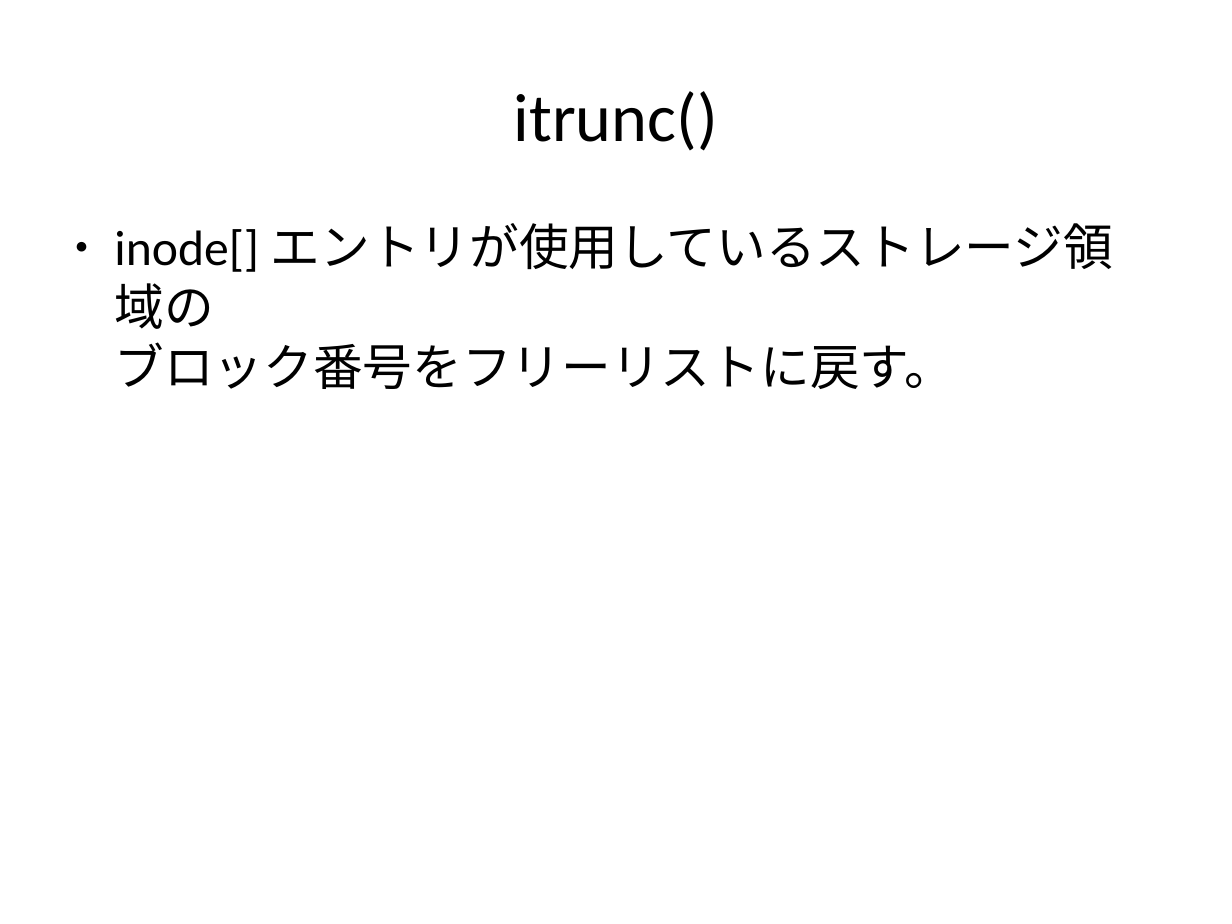
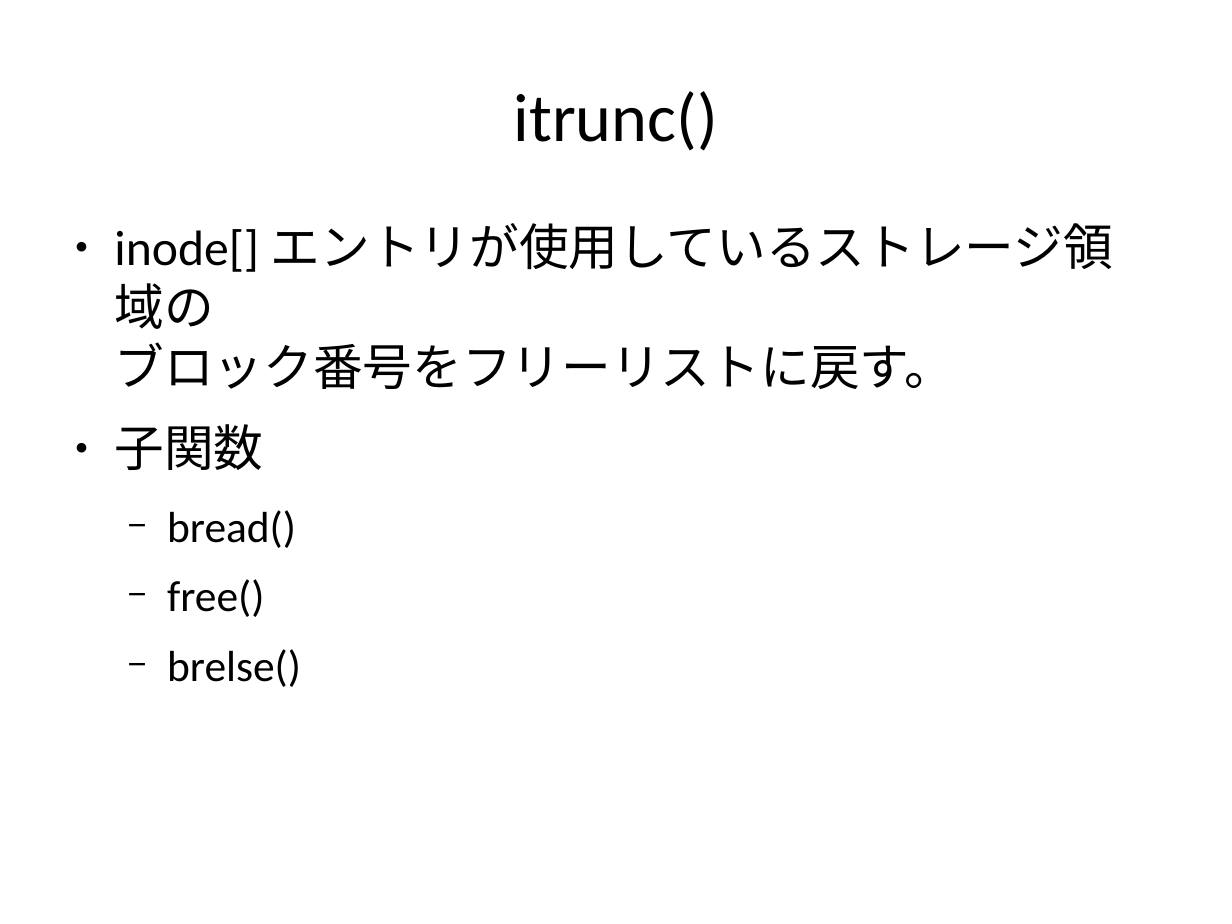
Before and after one commit to andromedroid/ame, a slide deck: slide 17 of doc/unix_v6/inode.odp (slide 12 before the commit). Drawn at 1232x924 pixels with LibreOffice and Linux fonts; fonts in the diff are those of the drawing. Boxes give left, top, right and bottom in pixels: in the first picture for what was removed or moved away, otherwise in the second. Text is boxed around its words. In the diff, an @@ line names an element or a change of style, - is before the commit and + after.

```diff
--- a/doc/unix_v6/inode.odp
+++ b/doc/unix_v6/inode.odp
@@ text at box(114, 424, 301, 687): paragraphs added @@
+● 子関数
+  − bread()
+  − free()
+  − brelse()
```
Also in this commit, not shown: 9 other slides changed, 8 slides added, 2 slides removed.
